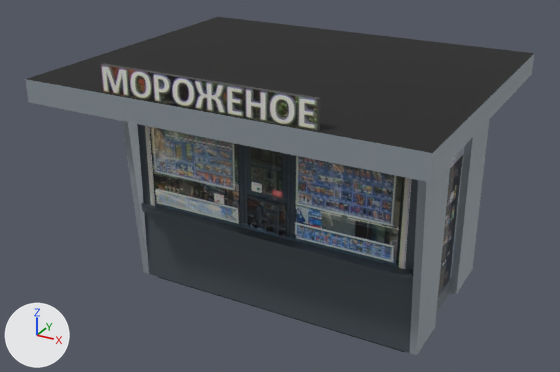
Renders of the glTF model godot/assets/golda67/podzemka/sf_kiosk_a.glb from each side of a commit.
Rendered twice from a 50 mm lens placed at (2.66, -5.08, 3.49), pointed at (-0.08, -0.09, 1.0). Every picture has the same lights, and +X, +Y and +Z are marked at lower left. The older version comes first. Vertices at exactly the same position are counted once.

Names of what the first picture shows: 'Ice Cream Stall_����������-1_0'.
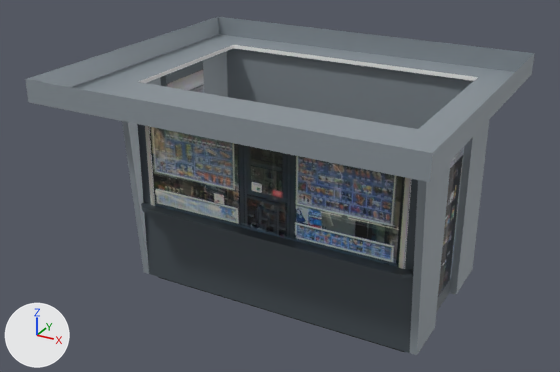
The change, as a diff of the scene's bpy script:
```diff
--- a/godot/assets/golda67/podzemka/sf_kiosk_a.glb.py
+++ b/godot/assets/golda67/podzemka/sf_kiosk_a.glb.py
@@ me_ice_cream_stall____________1_0 @@
 # used by ob_ice_cream_stall____________1_0; location = (0.0, 0.0, 0.0)
-me_ice_cream_stall____________1_0.from_pydata(...)  # 102 vertices, 191 faces; spans x -1.5..1.5, y -1.25..1.25, z 0.0..2.16
+me_ice_cream_stall____________1_0.from_pydata(...)  # 94 vertices, 173 faces; spans x -1.5..1.5, y -1.25..1.25, z 0.0..1.97
+# me_ice_cream_stall____________1_0 part 1
+# 8 vertices are removed from x -0.8..0.8, y -1.24..-1.2, z 1.97..2.16
+# 18 faces are deleted
 me_ice_cream_stall____________1_0.materials.append(mat_material)
@@ me_ice_cream_stall____________1_0 @@
 me_ice_cream_stall____________1_0.materials.append(mat_1_0)
-me_ice_cream_stall____________1_0.materials.append(mat_material_5)  # dark grey #535353
-me_ice_cream_stall____________1_0.materials.append(mat_material_6)  # picture img_image_1
 me_ice_cream_stall____________1_0.materials.append(mat_material_7)
```

Where the change shows, as pixel boxes (x1, y1, x2, y2) in the pictures (560 x 372 px):
part 1 of me_ice_cream_stall____________1_0, deleted: before (27, 17, 534, 153)
